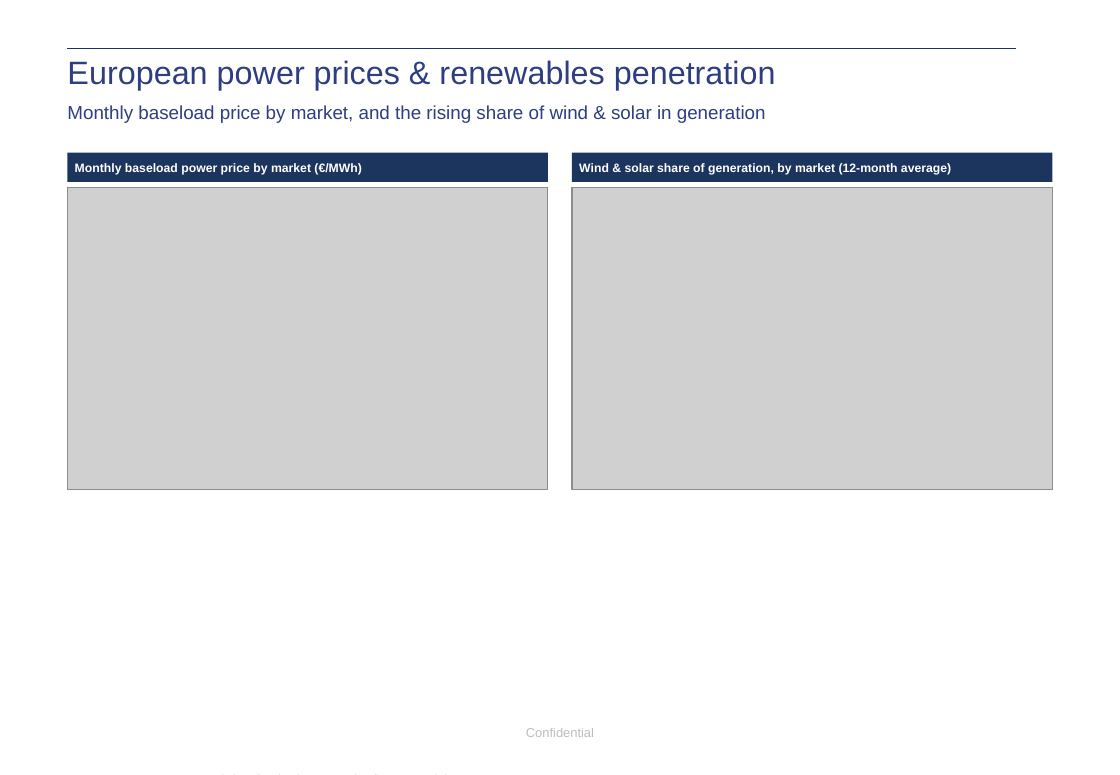
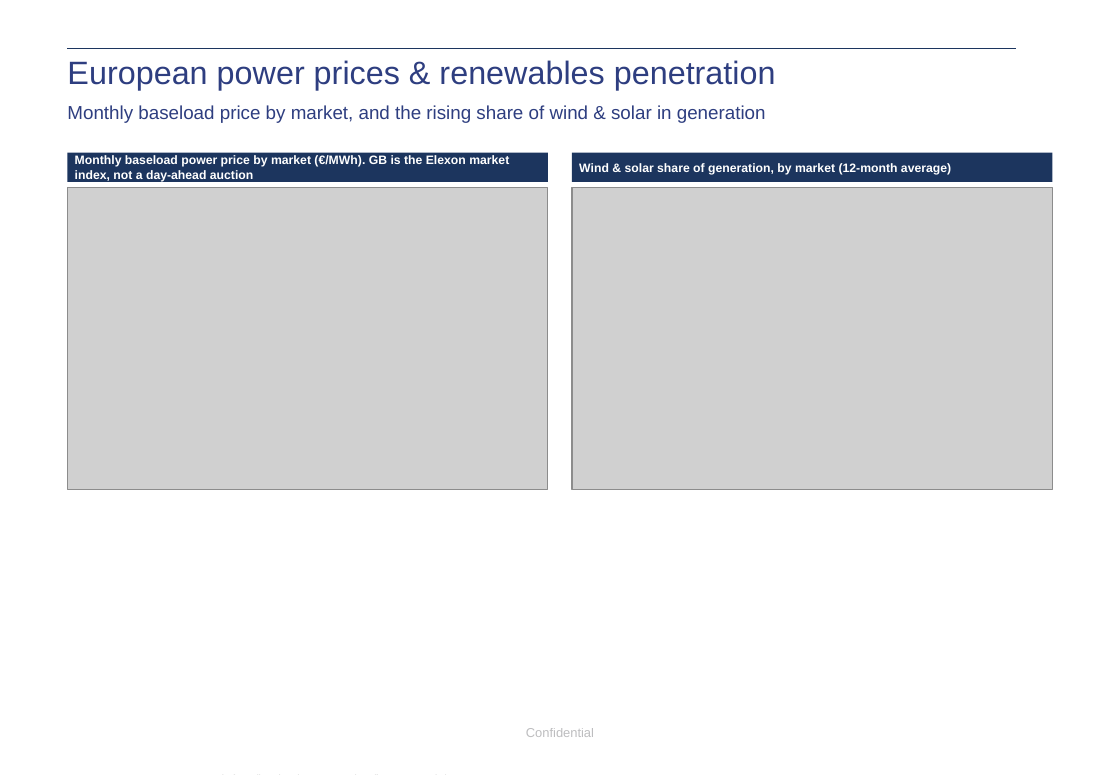
Before and after one commit to Power-Utilities-team/power-price-data, a slide deck: slide 11 of deliverables/HourlyPowerData_snapshot.pptx. Drawn at 1120x775 pixels with LibreOffice and Linux fonts; fonts in the diff are those of the drawing; grey boxes stand for pictures; background and template pictures are left out. Boxes give left, top, right and bottom in pixels: in the first picture for what was removed or moved away, otherwise in the second. Text is boxed around its words. In the diff, an @@ line names an element or a change of style, - is before the commit and + after.

```diff
--- a/deliverables/HourlyPowerData_snapshot.pptx
+++ b/deliverables/HourlyPowerData_snapshot.pptx
@@ text in rectangle at (75, 155, 509, 182): text changed @@
-Monthly baseload power price by market (€/MWh)
+Monthly baseload power price by market (€/MWh). GB is the Elexon market index, not a day-ahead auction
```
Also in this commit, not shown: 1 other slide changed, 44 other files.
